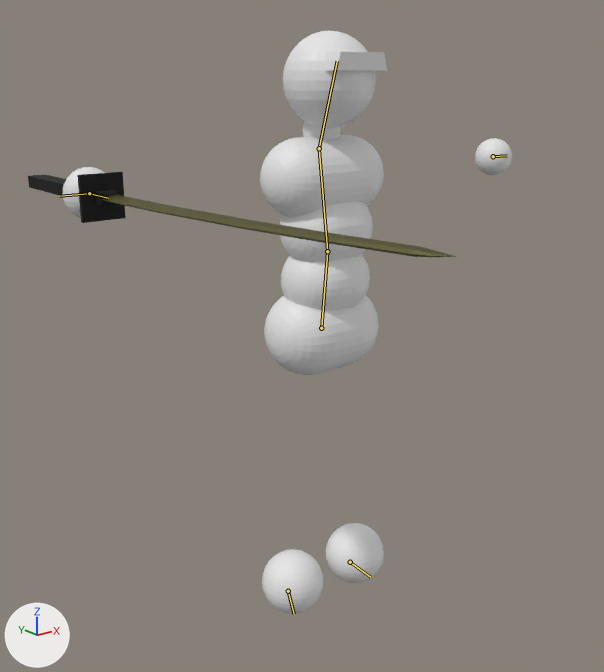
What one commit did to the Blender file asset_raws/simple_combat_char.blend.
Both versions are drawn from a 50 mm camera at (-1.56, -1.83, 1.65) aimed at (-0.14, -0.06, 0.94). Arrows for +X, +Y and +Z are at lower left; the lights stay in place. The first picture is the older version. The bones that change, and the others that lie on the model, are drawn over the model as lines.

The first picture shows 'Body', 'Sword'.
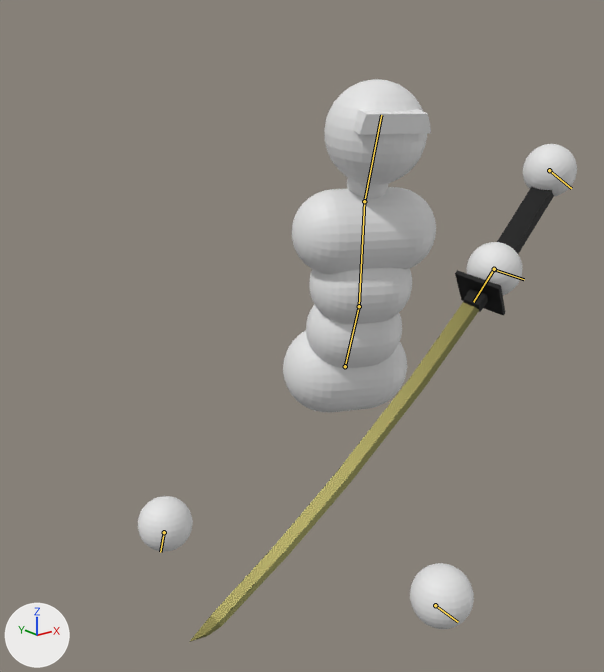
The newer file adds an action. The first version stands in its rest pose; the second is drawn at frame 0 of the action 'Cancel_parried_attack'.

The change in detail:
Bone 'Lower back' (bone_lower_back) moves from (0.0, 0.0, 0.0) to (0.0, -0.082, -0.117).
Bone 'Lower back' (bone_lower_back) turns from (0, 0, 0) to (-21, -23, -2) degrees about its own x, y and z.
Bone 'Upper back' (bone_upper_back) turns from (0, 0, 0) to (8, 0, 0) degrees about its own x, y and z.
Bone 'Head' (bone_head) turns from (0, 0, 0) to (6, 0, 0) degrees about its own x, y and z.
Bone 'Hand.L' (bone_hand_l) moves from (0.0, 0.0, 0.0) to (0.051, -0.607, -0.652).
Bone 'Hand.L' (bone_hand_l) turns from (0, 0, 0) to (-111, 21, -46) degrees about its own x, y and z.
Bone 'Foot.L' (bone_foot_l) moves from (0.0, 0.0, 0.0) to (0.123, 0.313, -0.087).
Bone 'Hand.R' (bone_hand_r) moves from (0.0, 0.0, 0.0) to (-0.15, -0.636, 0.677).
Bone 'Hand.R' (bone_hand_r) turns from (0, 0, 0) to (86, 18, -140) degrees about its own x, y and z.
Bone 'Foot.R' (bone_foot_r) moves from (0.0, 0.0, 0.0) to (0.187, -0.446, 0.348).
Bone 'Foot.R' (bone_foot_r) turns from (0, 0, 0) to (16, 7, 2) degrees about its own x, y and z.
Bone 'Sword attachment' (bone_sword_attachment) moves from (0.0, 0.0, 0.0) to (0.636, 0.677, 0.15).
Bone 'Sword attachment' (bone_sword_attachment) turns from (0, 0, 0) to (138, 11, -105) degrees about its own x, y and z.

What differs and where, as boxes [x1, y1, x2, y2] in the pictures (604 x 672 px):
'Body', posed
    before: [63, 31, 512, 614]
    after: [138, 79, 577, 629]
'Sword', posed (15% narrower, 430% taller)
    before: [28, 172, 456, 257]
    after: [189, 187, 554, 642]
bone 'Lower back', root to tip
    before: (321, 328) to (327, 251)
    after: (345, 366) to (359, 306)
bone 'Upper back', root to tip
    before: (327, 251) to (319, 148)
    after: (359, 306) to (364, 201)
bone 'Head', root to tip
    before: (319, 148) to (337, 61)
    after: (364, 201) to (381, 115)
bone 'Hand.L', root to tip
    before: (493, 156) to (507, 155)
    after: (549, 170) to (571, 188)
bone 'Foot.L', root to tip
    before: (350, 562) to (370, 577)
    after: (435, 605) to (458, 622)
bone 'Hand.R', root to tip
    before: (89, 193) to (59, 196)
    after: (494, 269) to (524, 279)
bone 'Foot.R', root to tip
    before: (288, 591) to (294, 614)
    after: (164, 532) to (160, 552)
bone 'Sword attachment', root to tip
    before: (89, 193) to (108, 198)
    after: (494, 269) to (473, 302)
